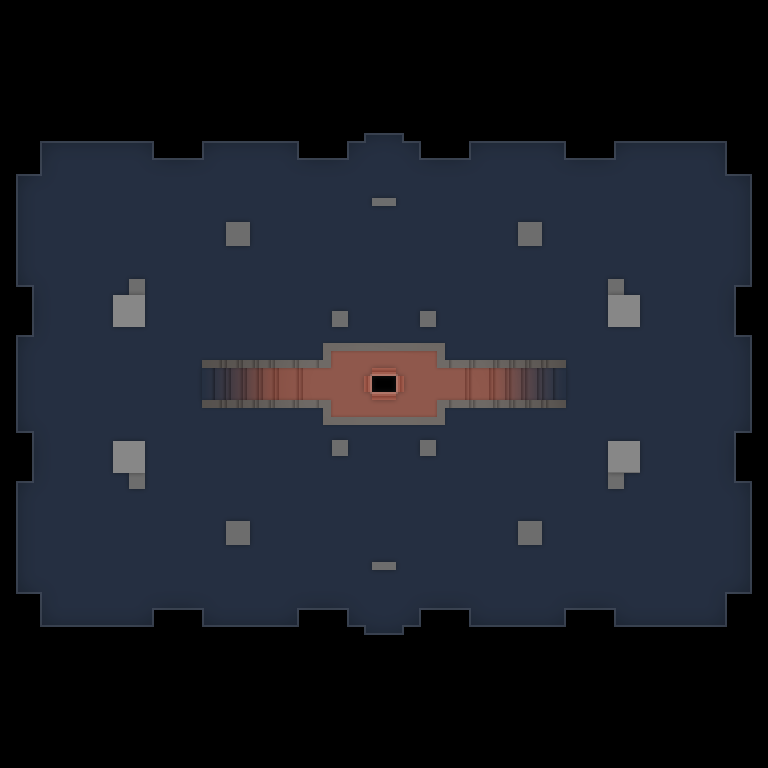
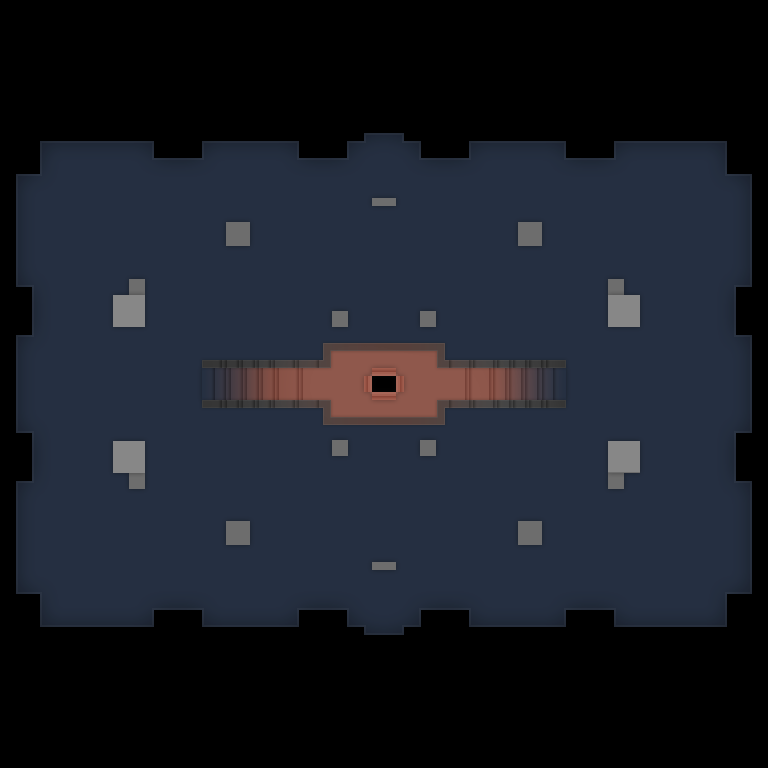
Before/after of a (768, 768) layered artwork. What changed in the layer stack:
removed group "Walls" (1 layers) over 202, 343, 566, 425
renamed "Wall 1" to "Walls", moved it out of group "Walls" over 202, 343, 566, 425
